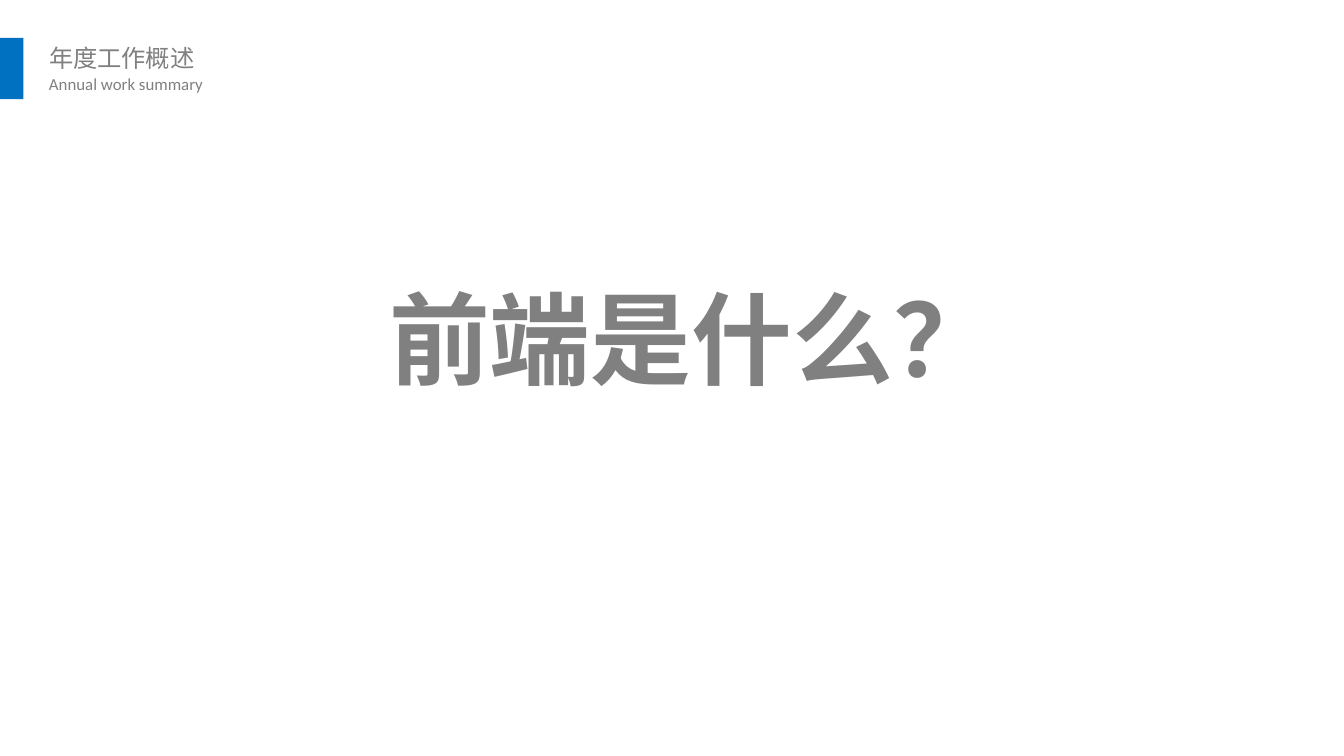
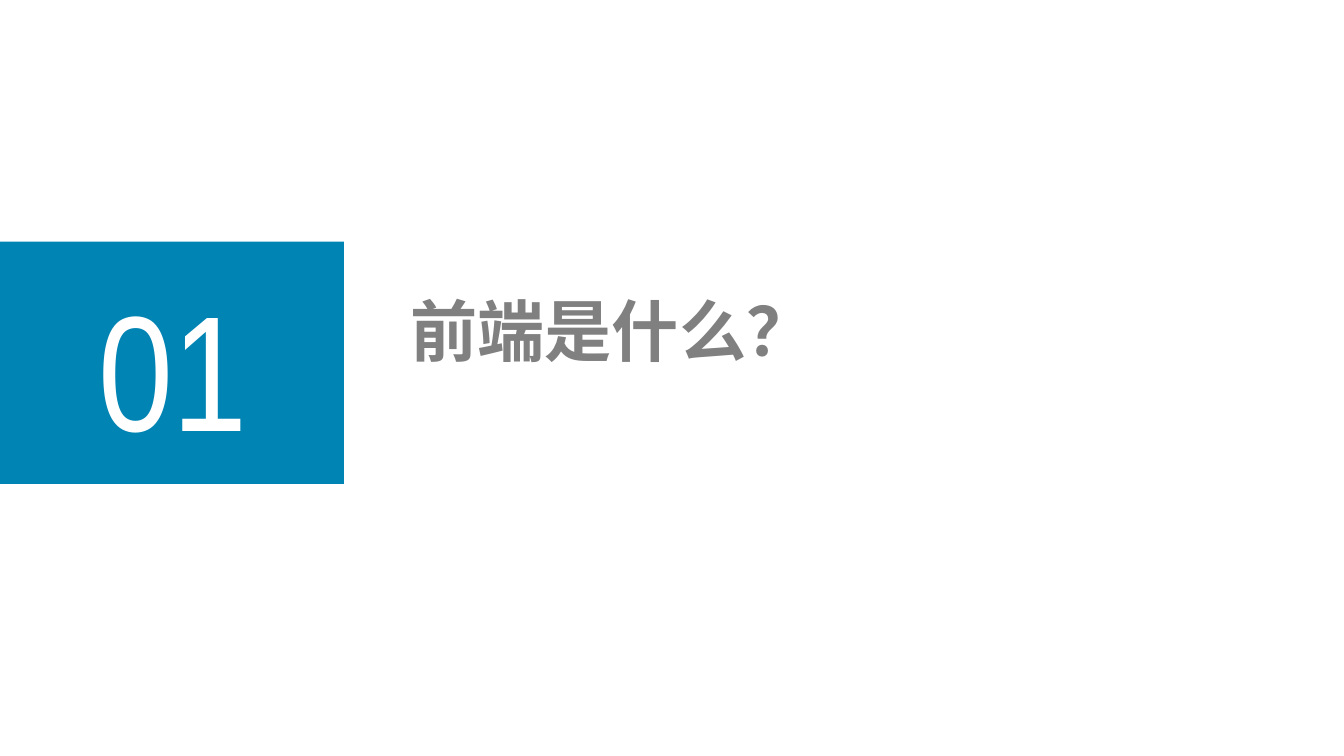
Before and after one commit to linda1212/FrontEndStack, a slide deck: slide 3 of 带你了解前端.pptx (slide 4 before the commit). Drawn at 1344x756 pixels with LibreOffice and Linux fonts; fonts in the diff are those of the drawing. Boxes give left, top, right and bottom in pixels: in the first picture for what was removed or moved away, otherwise in the second. Text is boxed around its words. In the diff, an @@ line names an element or a change of style, - is before the commit and + after.

```diff
--- a/带你了解前端.pptx
+++ b/带你了解前端.pptx
@@ rectangle removed at [0,38,24,99] @@
@@ text removed at [49,46,194,69] @@
-年度工作概述
@@ text removed at [49,78,203,93] @@
-Annual work summary
@@ rectangle added at [0,242,344,484], fill #0084B4 @@
@@ text "前端是什么？" at [410,299,813,362]: size 54 to 36 pt @@
@@ text added at [98,316,248,433], 88 pt, text #FFFFFF @@
+01
```
Also in this commit, not shown: 4 other slides changed, 7 slides added, 3 slides removed, 2 other files.
